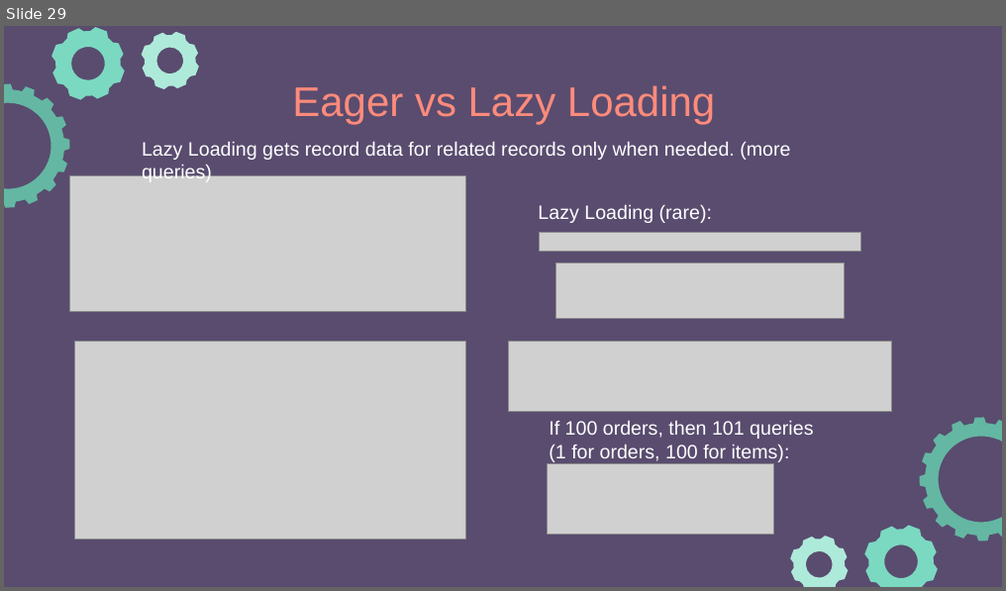
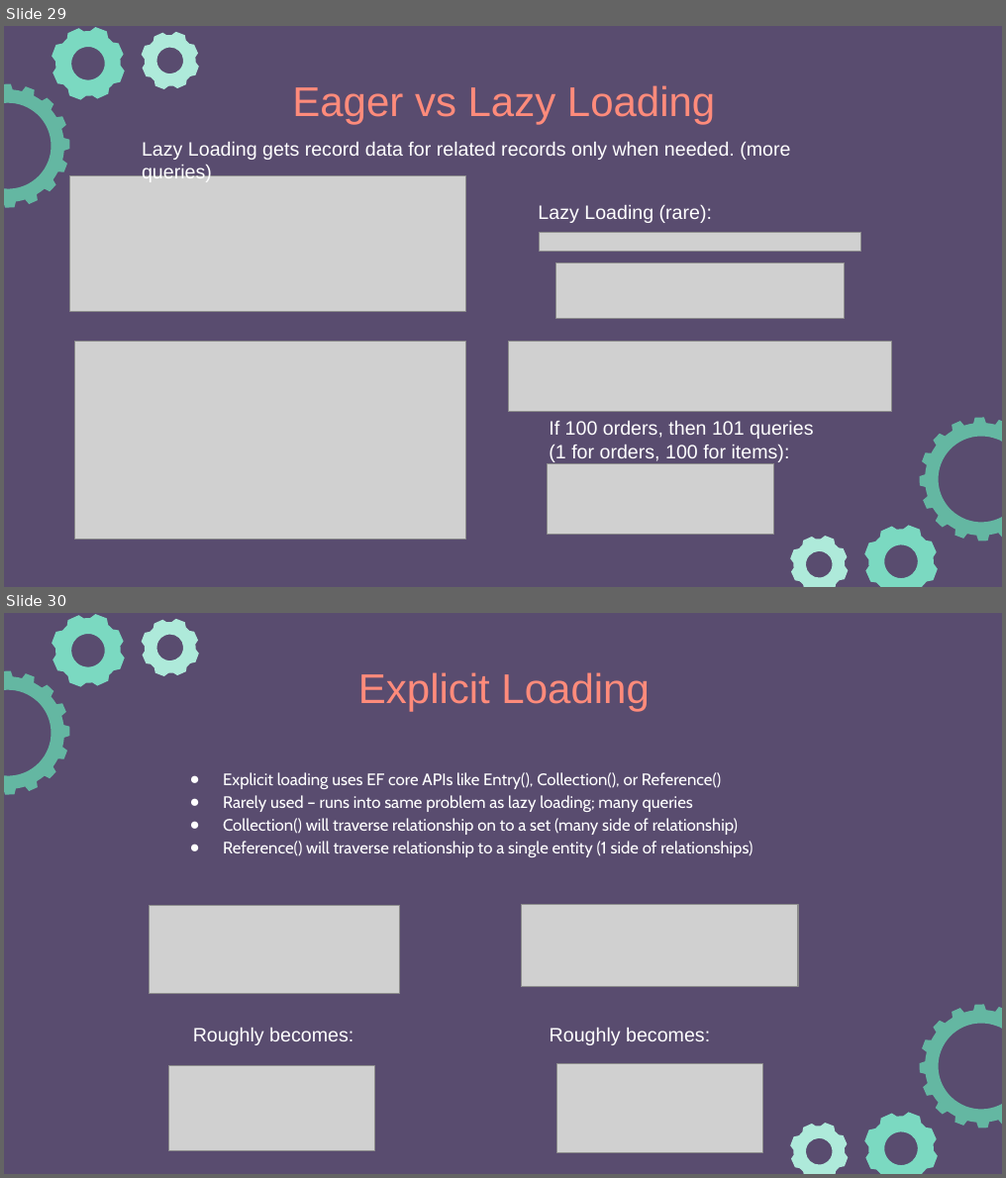
Before and after one commit to e-m-wilson/dotnet, a slide deck: Resources-Notes-Ppts/ASP-NET-Identity/ASPNET.pptx. Shown one above the other, each under a label of ours: slide 29 before the commit, slides 29 and 30 after it. The pictures are 1006x591 and 1006x1178 pixels, drawn with LibreOffice and Linux fonts; fonts in the diff are those of the drawing; grey boxes stand for pictures. Boxes give left, top, right and bottom in pixels: in the first picture for what was removed or moved away, otherwise in the second. Text is boxed around its words. In the diff, an @@ line names an element or a change of style, - is before the commit and + after.

```diff
--- a/Resources-Notes-Ppts/ASP-NET-Identity/ASPNET.pptx
+++ b/Resources-Notes-Ppts/ASP-NET-Identity/ASPNET.pptx
@@ slide 30 added at (x1=4, y1=613, x2=1002, y2=1174), background #594C6F; not listed: 6 template elements that a slide beside it also shows @@
@@ title added at (x1=358, y1=672, x2=648, y2=712), 30 pt, text #FF8B7B @@
+Explicit Loading
@@ text added at (x1=223, y1=772, x2=752, y2=858), 12 pt, text #FFFFFF @@
+● Explicit loading uses EF core APIs like Entry(), Collection(), or Reference()
+● Rarely used – runs into same problem as lazy loading; many queries
+● Collection() will traverse relationship on to a set (many side of relationship)
+● Reference() will traverse relationship to a single entity (1 side of relationships)
@@ picture added at (x1=149, y1=905, x2=399, y2=993) @@
@@ picture added at (x1=521, y1=904, x2=798, y2=987) @@
@@ text added at (x1=193, y1=1028, x2=353, y2=1046), 14 pt, text #FFFFFF @@
+Roughly becomes:
@@ text added at (x1=549, y1=1028, x2=710, y2=1046), 14 pt, text #FFFFFF @@
+Roughly becomes:
@@ picture added at (x1=168, y1=1066, x2=374, y2=1152) @@
@@ picture added at (x1=556, y1=1064, x2=762, y2=1153) @@
```
Also in this commit, not shown: 1 slide changed.
